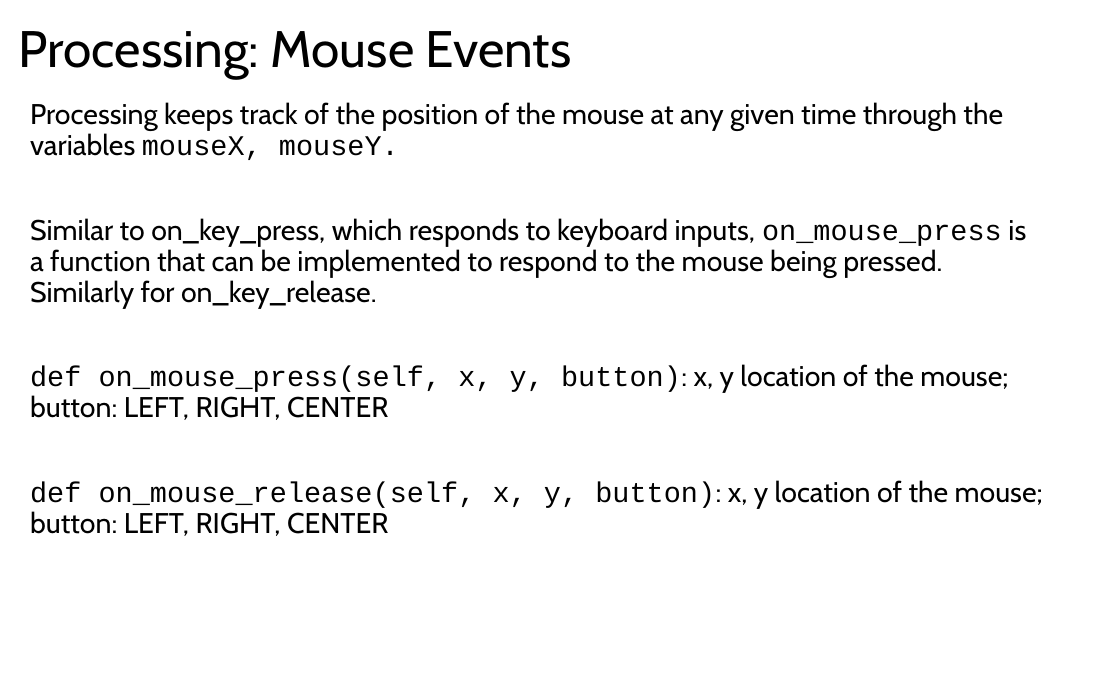
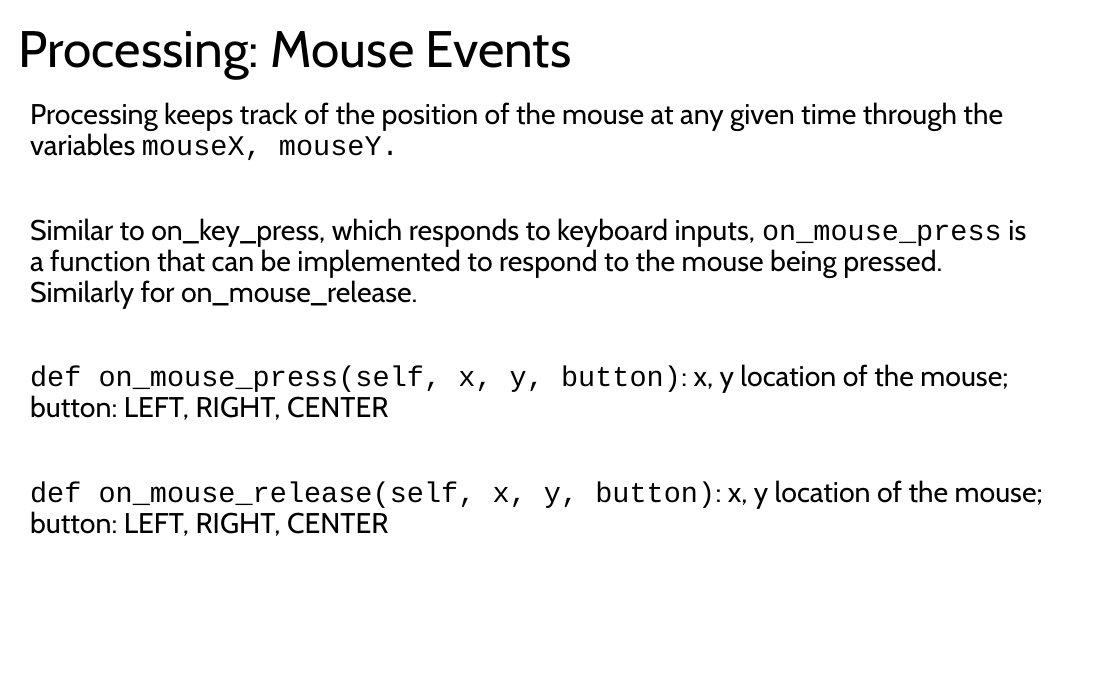
Before and after one commit to LongBaoNguyen/longbaonguyen.github.io, a slide deck: slide 6 of courses/apcsp/processing_arcade/processing2.pptx. Drawn at 1120x700 pixels with LibreOffice and Linux fonts; fonts in the diff are those of the drawing. Boxes give left, top, right and bottom in pixels: in the first picture for what was removed or moved away, otherwise in the second. Text is boxed around its words. In the diff, an @@ line names an element or a change of style, - is before the commit and + after.

```diff
--- a/courses/apcsp/processing_arcade/processing2.pptx
+++ b/courses/apcsp/processing_arcade/processing2.pptx
@@ text at (x1=30, y1=218, x2=1026, y2=309): text changed @@
-Similar to on_key_press, which responds to keyboard inputs, on_mouse_press is a function that can be implemented to respond to the mouse being pressed. Similarly for on_key_release.
+Similar to on_key_press, which responds to keyboard inputs, on_mouse_press is a function that can be implemented to respond to the mouse being pressed. Similarly for on_mouse_release.
```
Also in this commit, not shown: 3 other slides changed, 5 other files.
